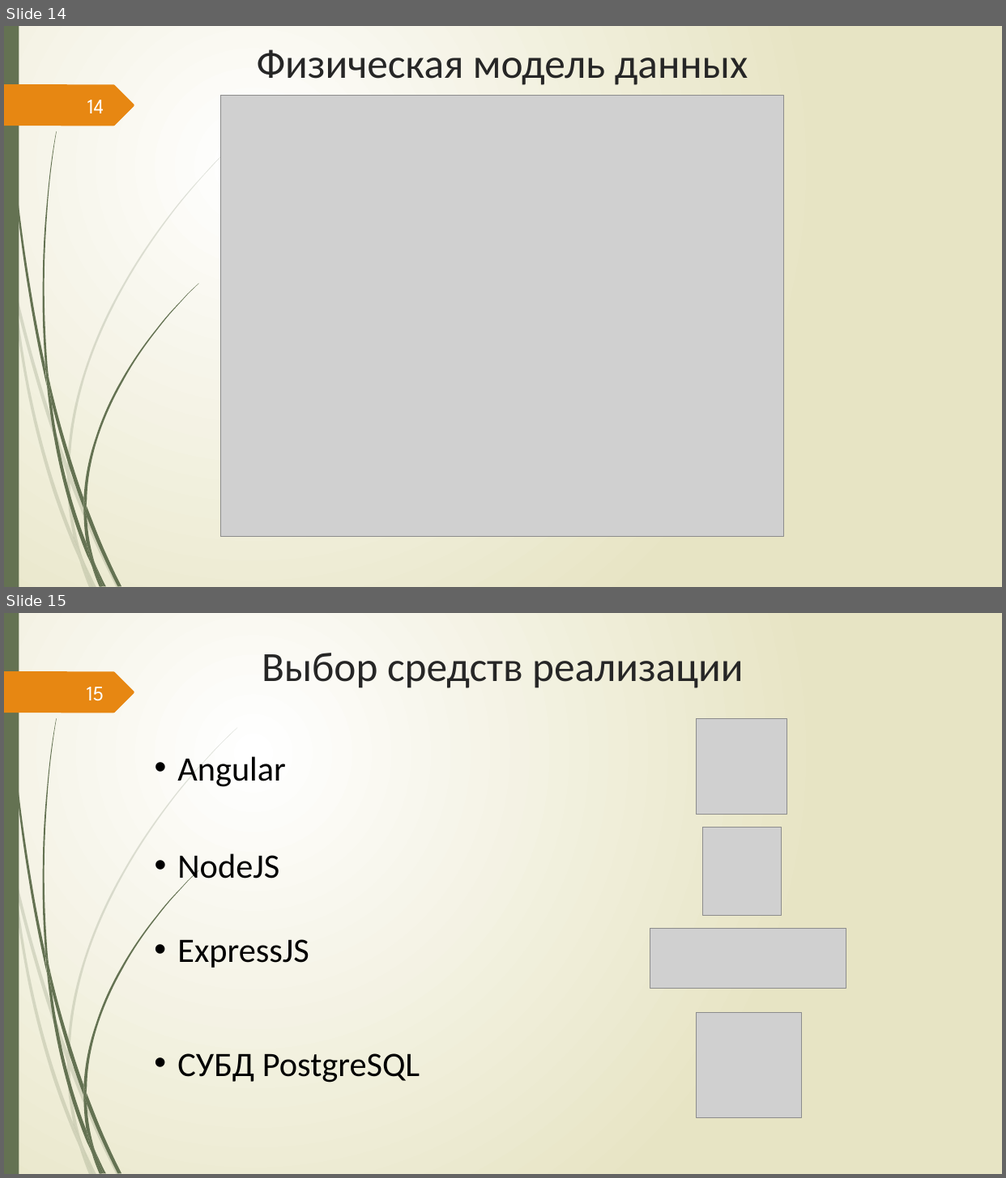
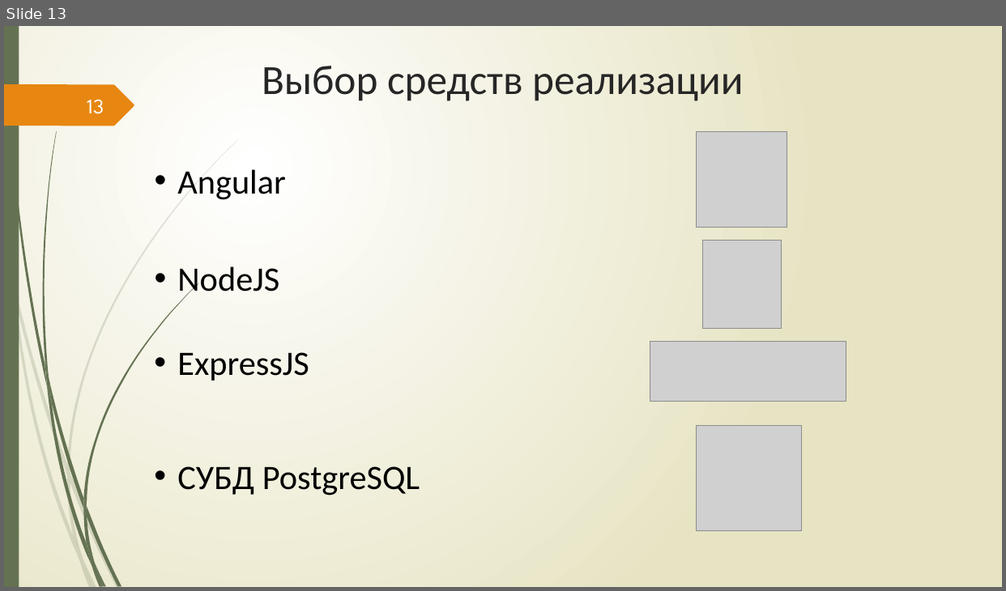
Before and after one commit to Csar9000/Quality-of-life-assessment-system, a slide deck: Документы/Презентация для конференции.pptx. Shown one above the other, each under a label of ours: slides 14 and 15 before the commit, slide 13 after it. The pictures are 1006x1178 and 1006x591 pixels, drawn with LibreOffice and Linux fonts; fonts in the diff are those of the drawing; grey boxes stand for pictures. Boxes give left, top, right and bottom in pixels: in the first picture for what was removed or moved away, otherwise in the second. Text is boxed around its words. In the diff, an @@ line names an element or a change of style, - is before the commit and + after.

```diff
--- a/Документы/Презентация для конференции.pptx
+++ b/Документы/Презентация для конференции.pptx
@@ slide 14 removed at (4,26,1002,587), background gradient #FFFFFF to #E8E6C4; not listed: 24 template elements that a slide beside it also shows @@
@@ title removed at (257,49,748,85) @@
-Физическая модель данных
@@ picture removed at (220,96,784,537) @@
@@ page number removed at (87,100,104,113) @@
-14
@@ what was slide 15 is now slide 13 @@
@@ page number at (87,99,104,114): text changed @@
-15
+13
```
Also in this commit, not shown: 1 slide changed, 1 slide added, 2 other slides removed, 7 other files.
